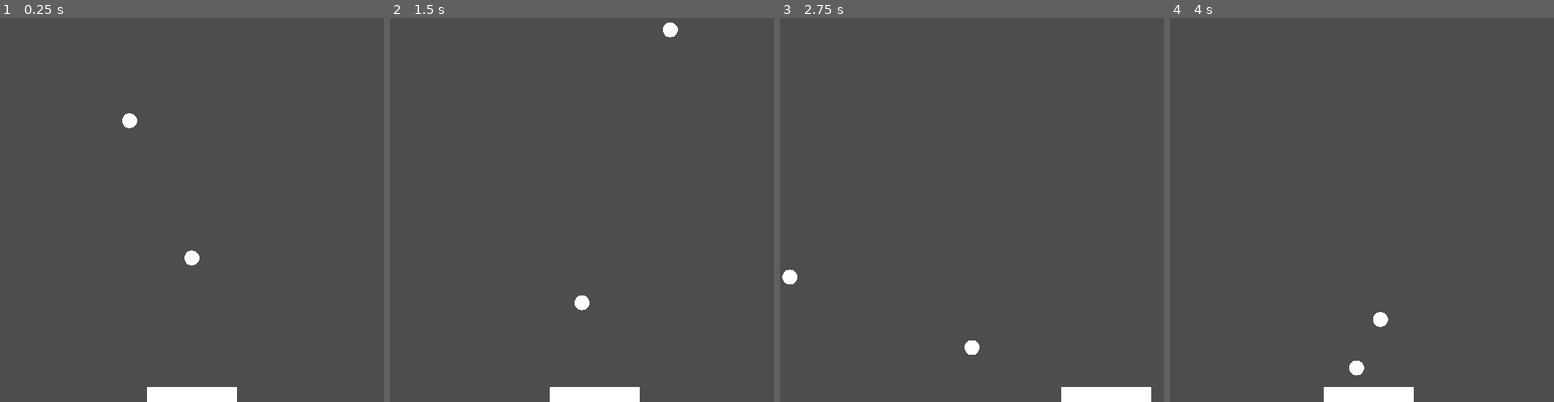
Above: before the commit, frames 1-4 (left to right).
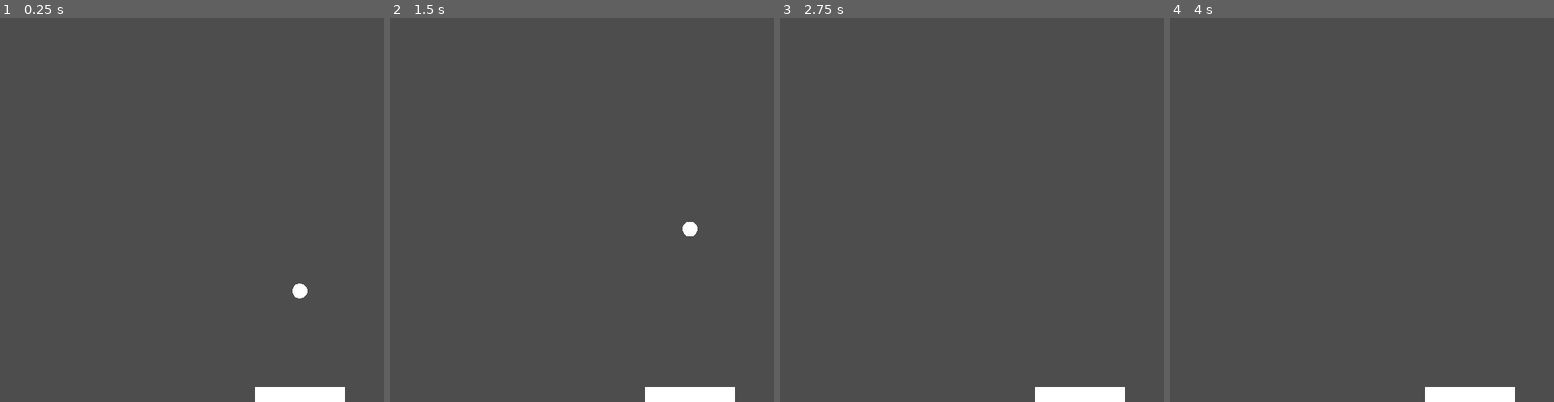
Above: after the commit, the same moments.

Repository: bodnardavid98/khhiwp-neural-network
Game: Godot game, scene res://Main.tscn
Same seed, same stepped clock (60 frames per second), same inputs: the game is played once before the commit and once after it.
Inputs:
- Up to frame 1 (0.25 s): no input
- Up to frame 2 (1.5 s): hold Right (ui_right) 0.53-1.28 s; hold Left (ui_left) from 1.28 s (still down)
- Up to frame 3 (2.75 s): release Left (ui_left) at 2.03 s; hold Right (ui_right) from 2.03 s (still down)
- Up to frame 4 (4 s): release Right (ui_right) at 3.53 s; hold Left (ui_left) from 3.53 s (still down)

The runs differ from the first frame. In frame 1, 2.2% of the frame differs, in the area x 31-90%, y 24-100%; in frame 2, 2.2%; in frame 3, 0.8%; in frame 4, 2.1%.
Error after the commit: Parse Error: Could not find type "ScorePrinter" in the current scope. (res://Scripts/Main.gd:9)

Commit message:
Simple C++ module

Diff:
--- a/Scripts/Main.gd
+++ b/Scripts/Main.gd
@@ -6,13 +6,17 @@
 
 var score: int = 0
 const BALL_RADIUS := 10
+var score_printer: ScorePrinter
 
 func _ready() -> void:
+	score_printer = ScorePrinter.new()
+	score_printer.print_score(score)
+
 	randomize()
 	reset_game()
 
 
-func _physics_process(delta: float) -> void:
+func _physics_process(_delta: float) -> void:
 	paddle.set_control(Input.get_axis("ui_left", "ui_right"))
 
 	if ball.global_position.y < 0 || 512 < ball.global_position.y || ball.global_position.x < 0 || 512 < ball.global_position.x:
@@ -27,7 +31,7 @@
 
 func change_score(amount: int) -> void:
 	score += amount
-	print("Score: ", score)
+	score_printer.print_score(score)
 
 	reset_game()
 
--- a/Scripts/Paddle.gd
+++ b/Scripts/Paddle.gd
@@ -8,7 +8,7 @@
 func set_control(value: float) -> void:
 	control = clamp(value, -1.0, 1.0)
 
-func _physics_process(delta: float) -> void:
+func _physics_process(_delta: float) -> void:
 	velocity.x = control * speed
 	velocity.y = 0.0
 
Not shown, added: bin/neuralnetwork.gdextension.uid
Not shown, changed: .gitignore
Not shown, added: .gitmodules
Not shown, added: README.md
Not shown, added: SConstruct
Not shown, added: bin/neuralnetwork.gdextension
Not shown, added: cpp/register_types.cpp
Not shown, added: cpp/score_printer.cpp
Not shown, added: cpp/score_printer.h
Not shown, added: src/gen/doc_data.gen.cpp
